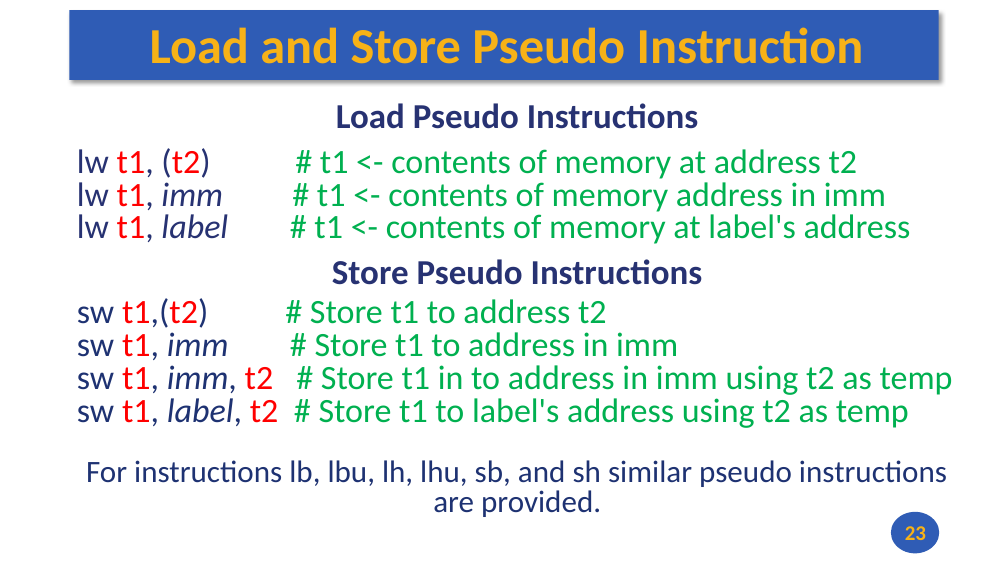
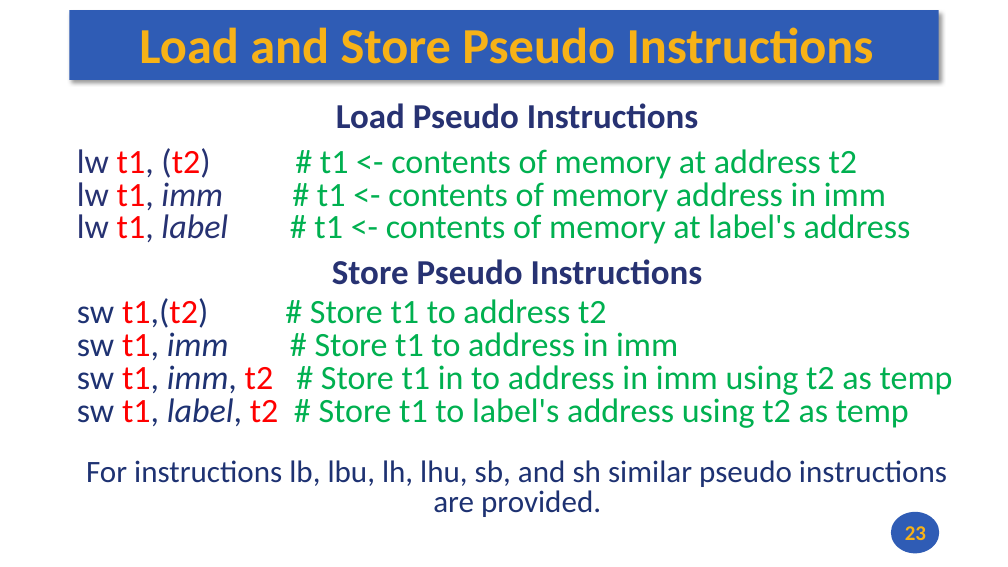
Before and after one commit to andrewt0301/hse-acos-course, a slide deck: slide 23 of docs/part1ca/05_MacrosBranchesArrays/CA_Lecture_05.pptx. Drawn at 1008x567 pixels with LibreOffice and Linux fonts; fonts in the diff are those of the drawing. Boxes give left, top, right and bottom in pixels: in the first picture for what was removed or moved away, otherwise in the second. Text is boxed around its words. In the diff, an @@ line names an element or a change of style, - is before the commit and + after.

```diff
--- a/docs/part1ca/05_MacrosBranchesArrays/CA_Lecture_05.pptx
+++ b/docs/part1ca/05_MacrosBranchesArrays/CA_Lecture_05.pptx
@@ title at (139,27,874,64): text changed @@
-Load and Store Pseudo Instruction
+Load and Store Pseudo Instructions
```
Also in this commit, not shown: 1 other slide changed, 3 other files.
